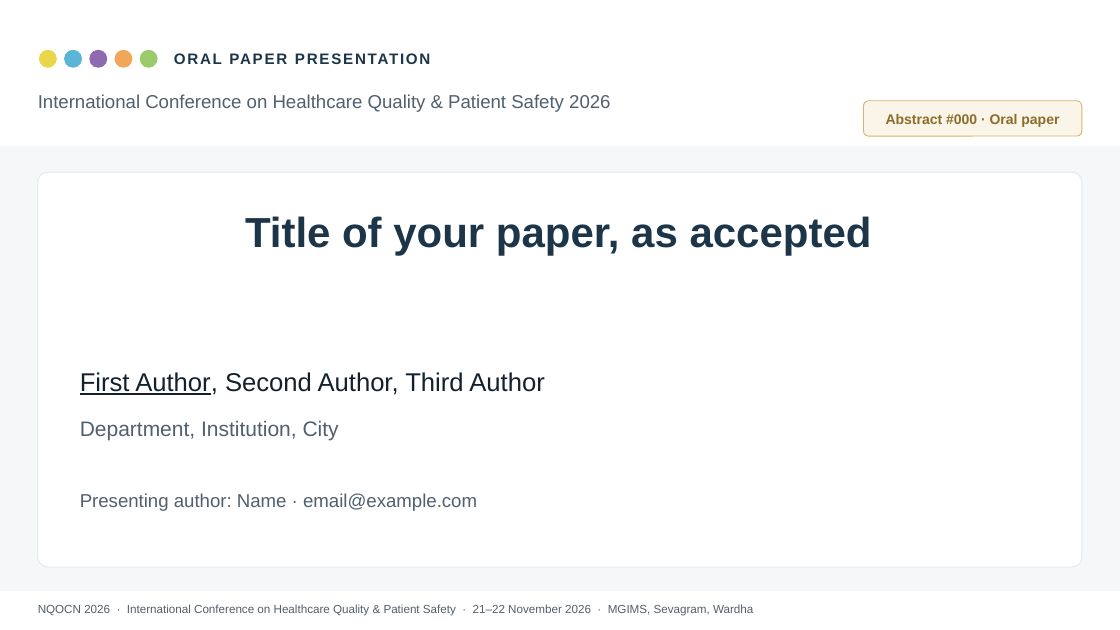
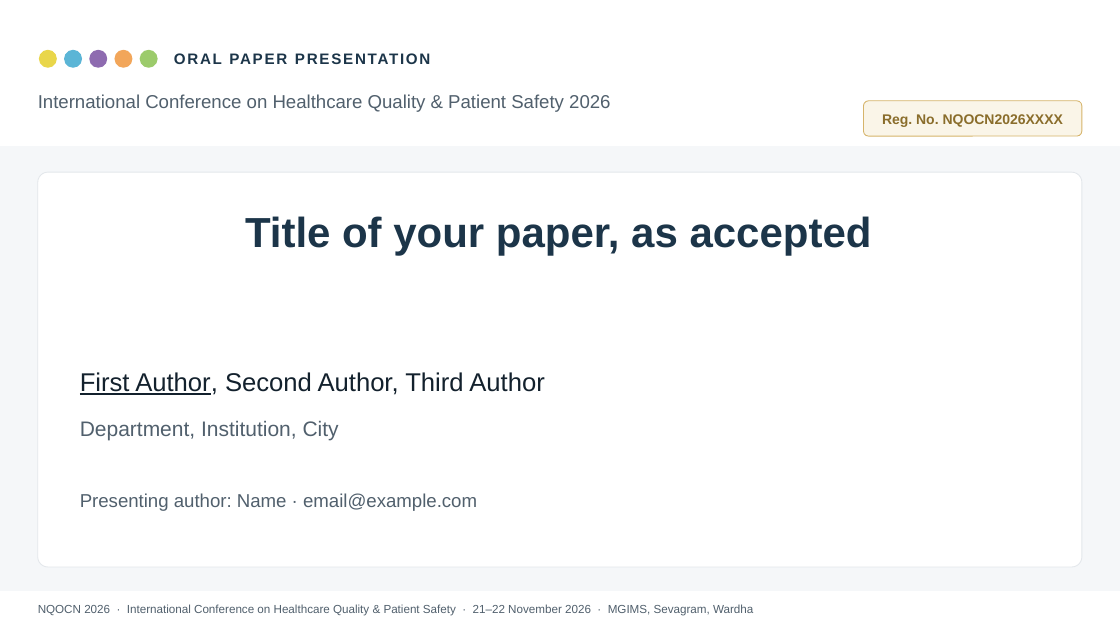
Before and after one commit to ashwinikalantri/conf-reg-system, a slide deck: slide 1 of public/website/files/nqocn-2026-paper-template.pptx. Drawn at 1120x630 pixels with LibreOffice and Linux fonts; fonts in the diff are those of the drawing; background and template pictures are left out. Boxes give left, top, right and bottom in pixels: in the first picture for what was removed or moved away, otherwise in the second. Text is boxed around its words. In the diff, an @@ line names an element or a change of style, - is before the commit and + after.

```diff
--- a/public/website/files/nqocn-2026-paper-template.pptx
+++ b/public/website/files/nqocn-2026-paper-template.pptx
@@ text in rounded rectangle at (882, 114, 1063, 127): text changed @@
-Abstract #000 · Oral paper
+Reg. No. NQOCN2026XXXX
```
Also in this commit, not shown: 2 other files.
